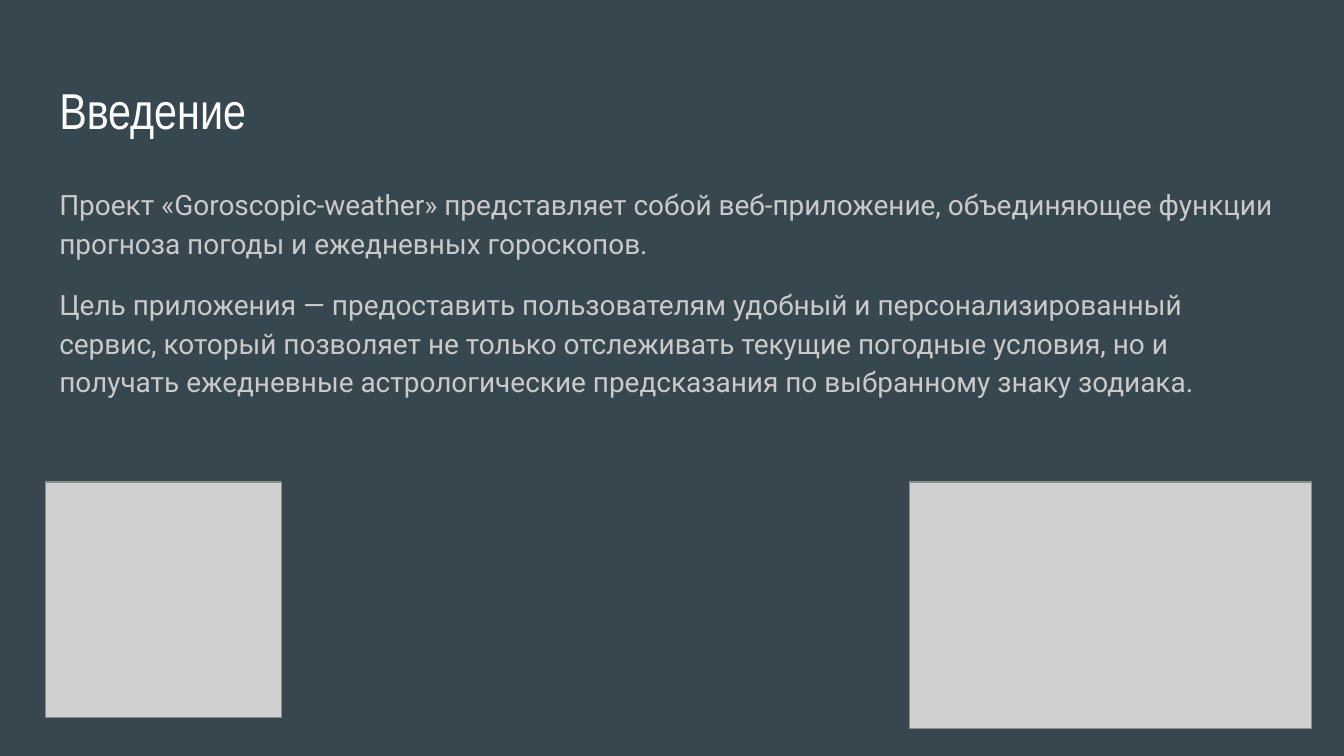
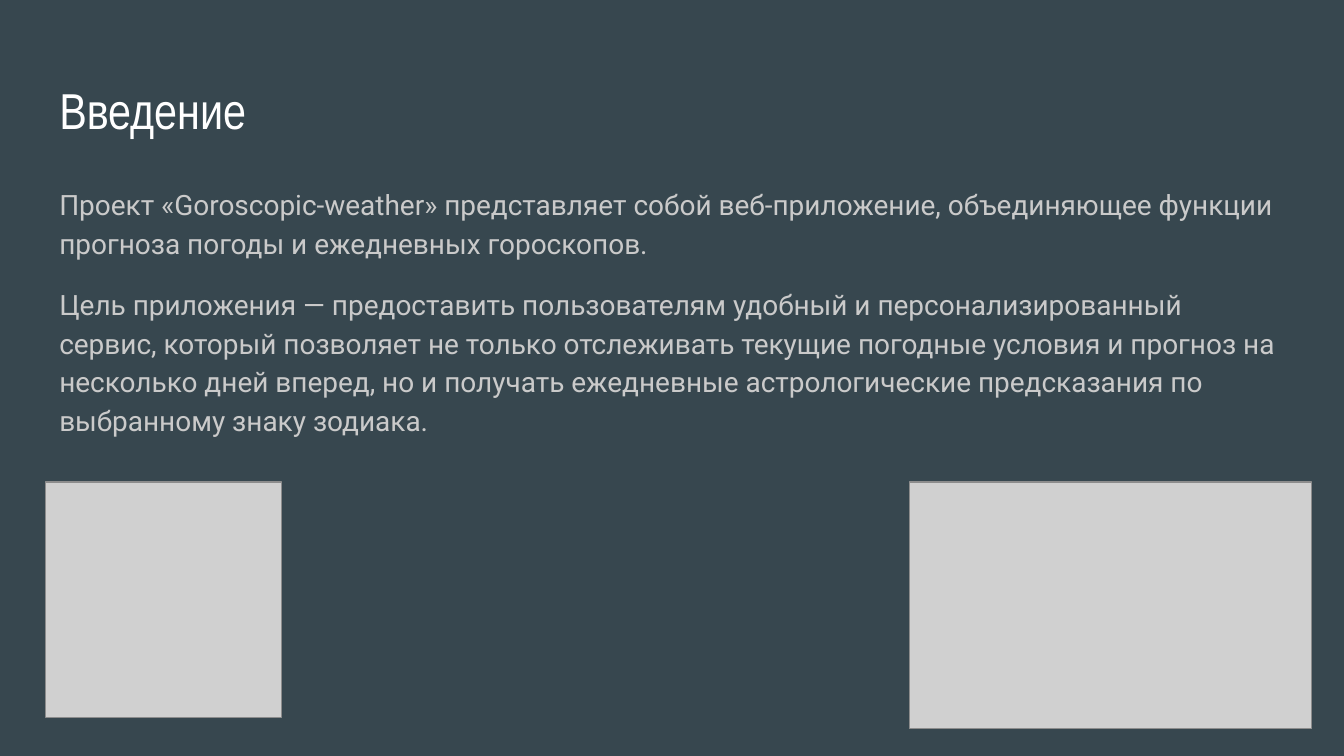
Before and after one commit to Alekseyavlenko/Goroscopic-weather, a slide deck: slide 3 of Goroscopic-weather.pptx. Drawn at 1344x756 pixels with LibreOffice and Linux fonts; fonts in the diff are those of the drawing; grey boxes stand for pictures. Boxes give left, top, right and bottom in pixels: in the first picture for what was removed or moved away, otherwise in the second. Text is boxed around its words. In the diff, an @@ line names an element or a change of style, - is before the commit and + after.

```diff
--- a/Goroscopic-weather.pptx
+++ b/Goroscopic-weather.pptx
@@ text at (59, 294, 1274, 437): text changed @@
-Цель приложения — предоставить пользователям удобный и персонализированный сервис, который позволяет не только отслеживать текущие погодные условия, но и получать ежедневные астрологические предсказания по выбранному знаку зодиака.
+Цель приложения — предоставить пользователям удобный и персонализированный сервис, который позволяет не только отслеживать текущие погодные условия и прогноз на несколько дней вперед, но и получать ежедневные астрологические предсказания по выбранному знаку зодиака.
```
Also in this commit, not shown: 4 other slides changed, 6 slides added, 2 slides removed.
